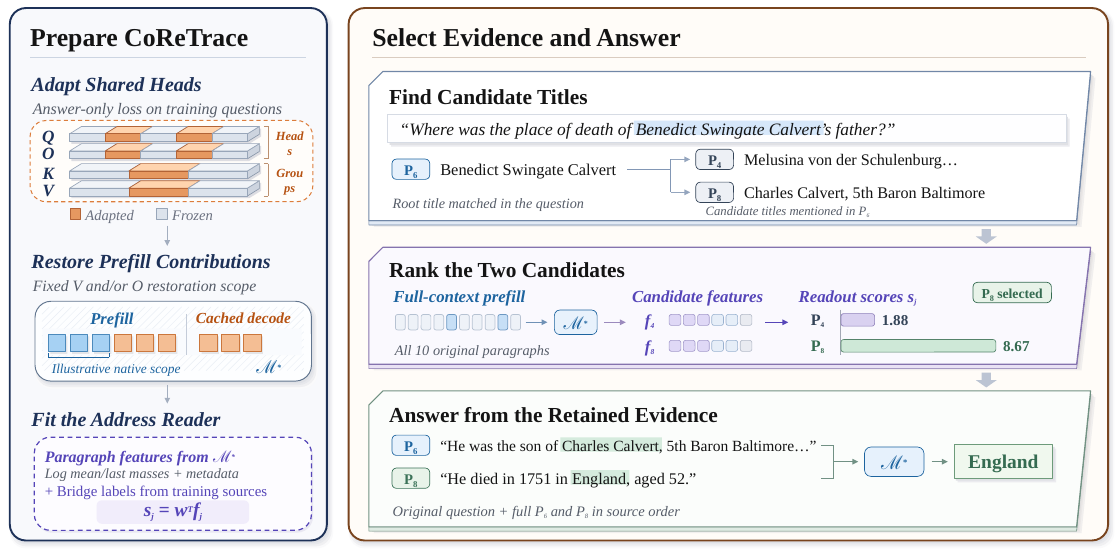
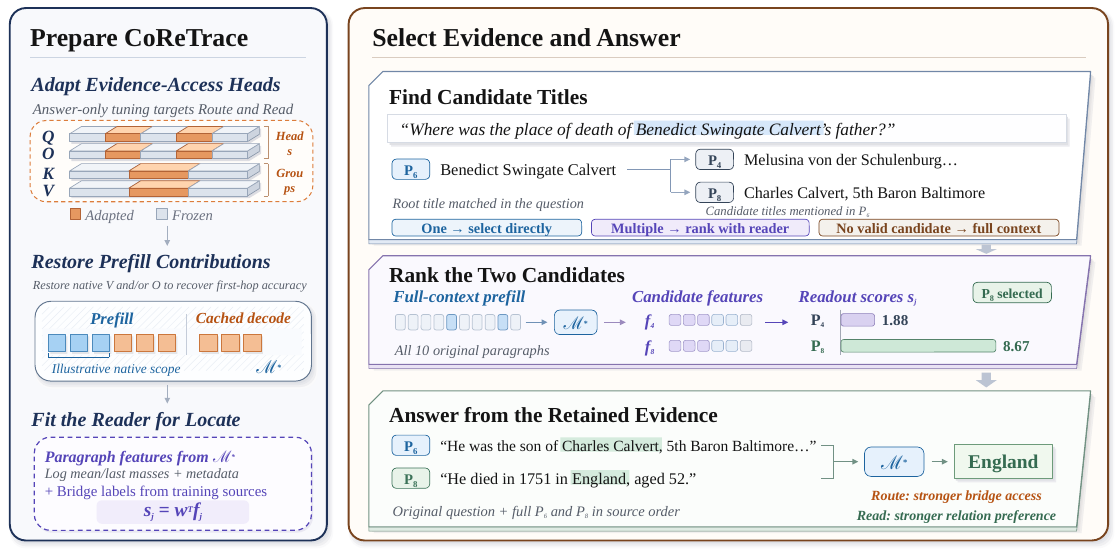
Before and after one commit to litxiaoyao/coretrace, a slide deck: slide 1 of paper/figures/figure3_method_vector.pptx. Drawn at 1120x550 pixels with LibreOffice and Linux fonts; fonts in the diff are those of the drawing. Boxes give left, top, right and bottom in pixels: in the first picture for what was removed or moved away, otherwise in the second. Text is boxed around its words. In the diff, an @@ line names an element or a change of style, - is before the commit and + after.

```diff
--- a/paper/figures/figure3_method_vector.pptx
+++ b/paper/figures/figure3_method_vector.pptx
@@ text at <box>31,77,280,96</box>: text changed @@
-Adapt Shared Heads
+Adapt Evidence-Access Heads
@@ freeform shape: place and size @@
-freeform shape at <box>369,71,1091,225</box>
+freeform shape at <box>369,71,1091,244</box>
@@ freeform shape: place and size @@
-freeform shape at <box>369,71,1091,220</box>
+freeform shape at <box>369,71,1091,239</box>
@@ freeform shape: place and size @@
-freeform shape at <box>371,75,1093,224</box>
+freeform shape at <box>371,75,1093,243</box>
@@ freeform shape: place and size @@
-freeform shape at <box>372,76,1094,225</box>
+freeform shape at <box>372,76,1094,244</box>
@@ freeform shape: place and size @@
-freeform shape at <box>374,78,1096,227</box>
+freeform shape at <box>374,78,1096,246</box>
@@ text at <box>33,103,294,117</box>: text changed; size 16.5 to 15.3 pt @@
-Answer-only loss on training questions
+Answer-only tuning targets Route and Read
@@ group added at <box>392,219,1059,237</box>: 3 rounded rectangles, 3 texts @@
+One → select directly
+Multiple → rank with reader
+No valid candidate → full context
@@ freeform shape: place and size @@
-freeform shape at <box>369,247,1091,368</box>
+freeform shape at <box>369,256,1091,368</box>
@@ freeform shape: place and size @@
-freeform shape at <box>369,247,1091,364</box>
+freeform shape at <box>369,256,1091,364</box>
@@ freeform shape: place and size @@
-freeform shape at <box>371,251,1093,368</box>
+freeform shape at <box>371,259,1093,368</box>
@@ freeform shape: place and size @@
-freeform shape at <box>372,252,1094,369</box>
+freeform shape at <box>372,260,1094,369</box>
@@ freeform shape: place and size @@
-freeform shape at <box>374,253,1096,370</box>
+freeform shape at <box>374,262,1096,370</box>
@@ text "Rank the Two Candidates": place and size @@
-text "Rank the Two Candidates" at <box>389,262,625,278</box>
+text "Rank the Two Candidates" at <box>389,267,625,283</box>
@@ freeform shape: place and size @@
-freeform shape at <box>976,229,997,244</box>
+freeform shape at <box>976,244,997,253</box>
@@ text at <box>33,280,307,292</box>: text changed; size 16.2 to 12.6 pt @@
-Fixed V and/or O restoration scope
+Restore native V and/or O to recover first-hop accuracy
@@ text at <box>31,412,241,430</box>: text changed @@
-Fit the Address Reader
+Fit the Reader for Locate
@@ text added at <box>871,490,1042,503</box>, 14.4 pt, text #B65212, bold, italic @@
+Route: stronger bridge access
@@ text added at <box>857,510,1056,523</box>, 14.4 pt, text #356B51, bold, italic @@
+Read: stronger relation preference
```
Also in this commit, not shown: 32 other files.
